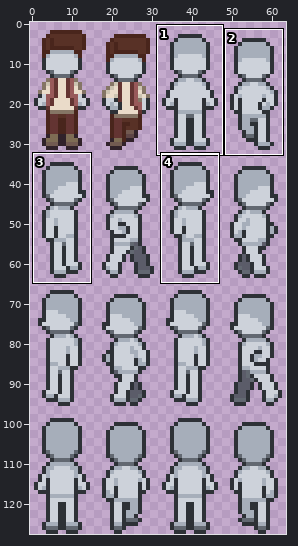
Edited in one commit: pixel-art file (assets/player/CharacterSprite.aseprite). Above, an overview of the earlier version with the close-up marked.
Close-up. Before the commit:
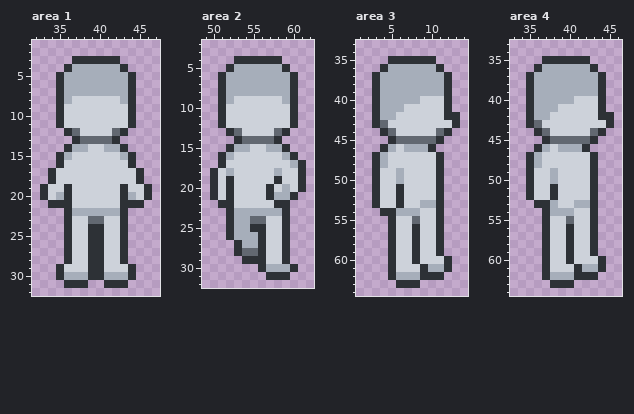
64x128 pixels, 1 frame. Shown: area 1: x 32..47, y 1..32; area 2: x 49..62, y 2..32; area 3: x 1..14, y 33..64; area 4: x 33..46, y 33..64. The commit also changed other parts of the picture, which this record leaves out.
New version:
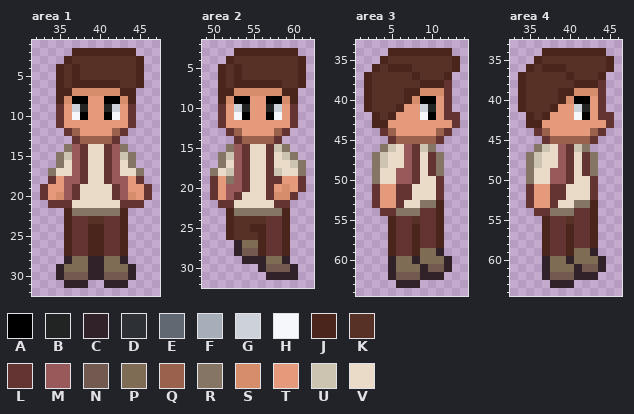
Palette (. is transparent): A #000000  B #222323  C #31222a  D #2d3136  E #626871  F #a6aeba  G #cdd2da  H #f5f7fa  J #49251c  K #583126  L #633432  M #98595a  N #725a51  P #7e6c54  Q #9a624c  R #857565  S #d58d6b  T #e59a7c  U #ccc3b1  V #eadbc9
Edits made:
layer "SkinTone2" now hidden
layer "SkinTone3" now hidden
layer "dummy" now hidden
Changed rows in their new state; - is an unchanged pixel.
Area 1:
first column x 33:
 2 ----JJJJJJJJ--
 3 ---JKKKKKKKKJ-
 4 --JKJKKKKKKKJ-
 5 --JKJKKKKKKKJ-
 6 --JKJJJJJJKKJ-
 7 --JJSSSSSSJJ--
 8 --JSAATTAASJ--
 9 --LT-BTTB-TL--
10 --LTHATTAHTL--
11 --LTTTTTTTTL--
12 ---LQTTTTQL---
13 ----LQQQQL----
14 ---RMLVVLMR---
15 --RUMLVVLMUR--
16 --RVMLVVLMVR--
17 -RVVMLVVLMVVR-
18 -LTMMLVVLMMTL-
19 LTTMLVVVVLMTTL
20 LTSMLVVVVLMSTL
21 -LLLVVVVVVLLL-
22 ---JRRRRRRJ---
23 ---JLLKKLLJ---
24 ---JLLJJLLJ---
25 ---JLLJJLLJ---
26 ---JLLJJLLJ---
27 ---JLLJJLLJ---
28 ---CPPCCPPC---
29 --CPPPCCPPPC--
30 --CNNNCCNNNC--
31 ---CCC--CCC---
Area 2:
first column x 50:
 3 ---JJJJJJJJ-
 4 --JKKKKKKKKJ
 5 -JKJKKKKKKKJ
 6 -JKJKKKKKKKJ
 7 -JKJJJJJJKKJ
 8 -JJSSSSSSJJ-
 9 -JSAATTAASJ-
10 -LT-BTTB-TL-
11 -LTHATTAHTL-
12 -LTTTTTTTTL-
13 --LQTTTTQL--
14 ---LQQQQL---
15 --RMLVVLUR--
16 -RUMLVVLVUR-
17 -RVMLVVLVVUR
18 RVUMLVVLUVVR
19 LTRMLVVLLTTL
20 LTMMLVVLTSTL
21 LTMLVVVLSSL-
22 -LLVVVVVLL--
23 --JRRRRRRJ--
24 --JKKKKLLJ--
25 --JKKJJLLJ--
26 --JKKKJLLJ--
27 ---CPPJLLJ--
28 ---CNNJLLJ--
29 ----CCCPPC--
30 ------CNNNC-
31 -------CCCC-
Area 3:
first column x 2:
34 ---JJJJJJJJ-
35 --JKKKKKKKKJ
36 -JKJJJKKKKKJ
37 JKKKKKJKKKJ-
38 JKKKKKKJJJL-
39 JKKKKJJSSSL-
40 JKKKKJSAATL-
41 JKKKJTT-BTL-
42 -JKJTTTHATLL
43 -JJTTTTTTTTL
44 --LQTTTTTQL-
45 ---LQQQQQL--
46 --RUVMLUR---
47 -RUVVMLVLR--
48 -RUVVMLVLR--
49 -RVVMMLVLR--
50 -RVVMMLVVL--
51 -LTTLLVVVL--
52 -LTTLLVVVL--
53 -LTTLVVRRJ--
54 --LLRRRLLJ--
55 ---JLLKLLJ--
56 ---JLLJLLJ--
57 ---JLLJLLJ--
58 ---JLLJLLJ--
59 ---JLLJPPC--
60 ---CPPCPPPC-
61 ---CPPPCNNC-
62 ---CNNNCCC--
63 ----CCC-----
Area 4:
first column x 34:
34 ---JJJJJJJJ-
35 --JKKKKKKKKJ
36 -JKJJJKKKKKJ
37 JKKKKKJKKKJ-
38 JKKKKKKJJJL-
39 JKKKKJJSSSL-
40 JKKKKJSAATL-
41 JKKKJTT-BTL-
42 -JKJTTTHATLL
43 -JJTTTTTTTTL
44 --LQTTTTTQL-
45 ---LQQQQQL--
46 --RUVMLUR---
47 -RUVVMLVLR--
48 -RUVVMLVLR--
49 -RVVMMLVLR--
50 -RVVMMLVVL--
51 -LTTLLVVVL--
52 -LTTLLVVVL--
53 -LTTLVVRRJ--
54 --LLRRRLLJ--
55 ---JLLKLLJ--
56 ---JLLJLLJ--
57 ---JLLJLLJ--
58 ---JLLJLLJ--
59 ---JLLJPPC--
60 ---CPPCPPPC-
61 ---CPPPCNNC-
62 ---CNNNCCC--
63 ----CCC-----
